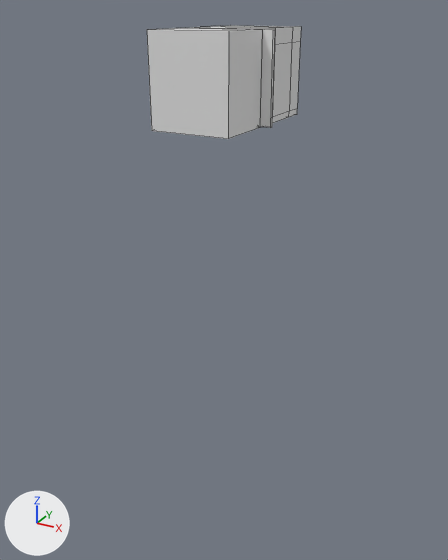
The Blender file Assets/Blender Meshes/elevatorscene.blend: old version first, new version second.
One viewpoint serves both versions: a 50 mm lens placed at (43.9, -72.6, 9.0), pointed at (-1.1, 9.3, -32.0). The axes (+X, +Y, +Z) are drawn at lower left. The lights are the same throughout. Mesh edges are drawn as thin lines.
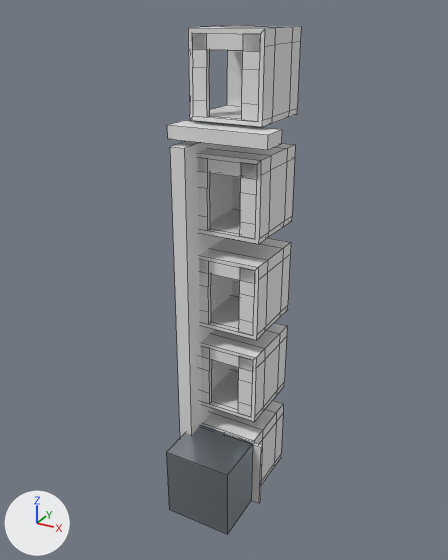
Location of each change, (x1, y1, x2, y2) in pixels of the pictures (448 x 560 px):
'Cube.001', recoloured, moved: before (147, 28, 262, 139); after (166, 426, 253, 534)
'Cube.004', moved, turned, rescaled (not visible before): after (170, 141, 232, 438)
'Cube.005', added: after (197, 143, 295, 244)
'Cube.006', added: after (199, 238, 291, 340)
'Cube.007', added: after (201, 323, 287, 422)
'Cube.008', added: after (202, 400, 283, 485)
'Cube.010', added: after (167, 120, 282, 150)
'Cube.003', moved, turned, rescaled: before (260, 29, 275, 128); after (224, 433, 263, 503)
'Cube.009', added: after (202, 425, 224, 434)
'Cube.002', unchanged, uncovered by the edit: before (189, 25, 301, 123); after (188, 25, 301, 127)

The change, as a list of edits to the scene's bpy script:
```text
Change me_cube_001:
    where me_cube_001.from_pydata(...)  # 36 vertices, 30 faces; spans x -1.0..1.0, y -1.0..1.0, z -1.0..1.0
    remove me_cube_001.materials.append(mat_material_001)  # white #e7e7e7
    add me_cube_001.materials.append(mat_brushedmetal)  # picture img_brushed_by_fardouk_d29yk9q_fullview_jpg
Change ob_cube_001:
    ob_cube_001.location: (0.0, 2.2, 0.0) -> (0.0, 2.2, -67.1)
Change ob_cube_003:
    ob_cube_003.location: (3.794, 7.161, 0.0477) -> (3.794, 7.161, -67.19)
Change ob_cube_004:
    ob_cube_004.location: (-3.784, 7.161, 0.0477) -> (-6.063, 11.91, -42.12)
    ob_cube_004.rotation_euler: (0.0, 0.0, 0.0) -> (0.0, 0.0, -1.541)  # degrees (0, 0, 0) -> degrees (0, 0, -88)
    ob_cube_004.scale: (3.76, 0.31, 6.28) -> (8.24, 1.23, 32.4)
Add ob_cube_010:
    ob_cube_010 = bpy.data.objects.new('Cube.010', me_cube_004.copy())  # the mesh of ob_cube_004
    ob_cube_010.parent = ob_cube_002
    ob_cube_010.location = (0.0, 7.139, -7.859)
    ob_cube_010.scale = (8.18, 2.36, 1.01)
Add ob_cube_009:
    ob_cube_009 = bpy.data.objects.new('Cube.009', me_cube_004.copy())  # the mesh of ob_cube_004
    ob_cube_009.parent = ob_cube_001
    ob_cube_009.location = (-3.784, 7.161, -67.29)
    ob_cube_009.scale = (3.76, 0.31, 6.28)
Add ob_cube_008:
    ob_cube_008 = bpy.data.objects.new('Cube.008', me_cube_008)  # 84 vertices, 46 faces; spans x -1.0..1.04, y -1.0..1.0, z -1.0..1.0; in mat_material_005 (white #e7e7e7)
    ob_cube_008.parent = ob_cube_002
    ob_cube_008.location = (-0.0253, 13.76, -66.84)
    ob_cube_008.rotation_euler = (0.0, 0.0, -3.142)  # degrees (0, 0, -180)
    ob_cube_008.scale = (5.94, 6.32, 6.38)
Add ob_cube_007:
    ob_cube_007 = bpy.data.objects.new('Cube.007', me_cube_007)  # 84 vertices, 46 faces; spans x -1.0..1.04, y -1.0..1.0, z -1.0..1.0; in mat_material_004 (white #e7e7e7)
    ob_cube_007.parent = ob_cube_002
    ob_cube_007.location = (-0.0253, 13.76, -50.08)
    ob_cube_007.rotation_euler = (0.0, 0.0, -3.142)  # degrees (0, 0, -180)
    ob_cube_007.scale = (5.94, 6.32, 6.38)
Add ob_cube_006:
    ob_cube_006 = bpy.data.objects.new('Cube.006', me_cube_006)  # 84 vertices, 46 faces; spans x -1.0..1.04, y -1.0..1.0, z -1.0..1.0; in mat_material_001 (white #e7e7e7)
    ob_cube_006.parent = ob_cube_002
    ob_cube_006.location = (-0.0253, 13.76, -34.04)
    ob_cube_006.rotation_euler = (0.0, 0.0, -3.142)  # degrees (0, 0, -180)
    ob_cube_006.scale = (5.94, 6.32, 6.38)
Add ob_cube_005:
    ob_cube_005 = bpy.data.objects.new('Cube.005', me_cube_002.copy())  # the mesh of ob_cube_002
    ob_cube_005.parent = ob_cube_002
    ob_cube_005.location = (-0.0253, 13.76, -17.47)
    ob_cube_005.rotation_euler = (0.0, 0.0, -3.142)  # degrees (0, 0, -180)
    ob_cube_005.scale = (5.94, 6.32, 6.38)
```
